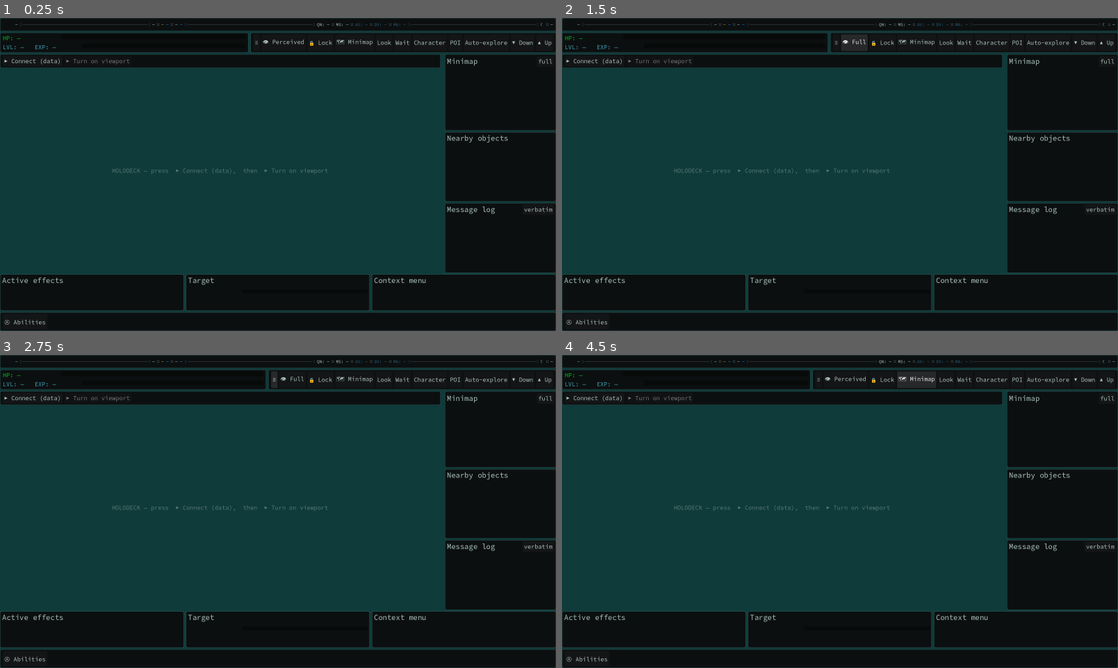
Above: before the commit, frames 1-4 (two rows, left to right).
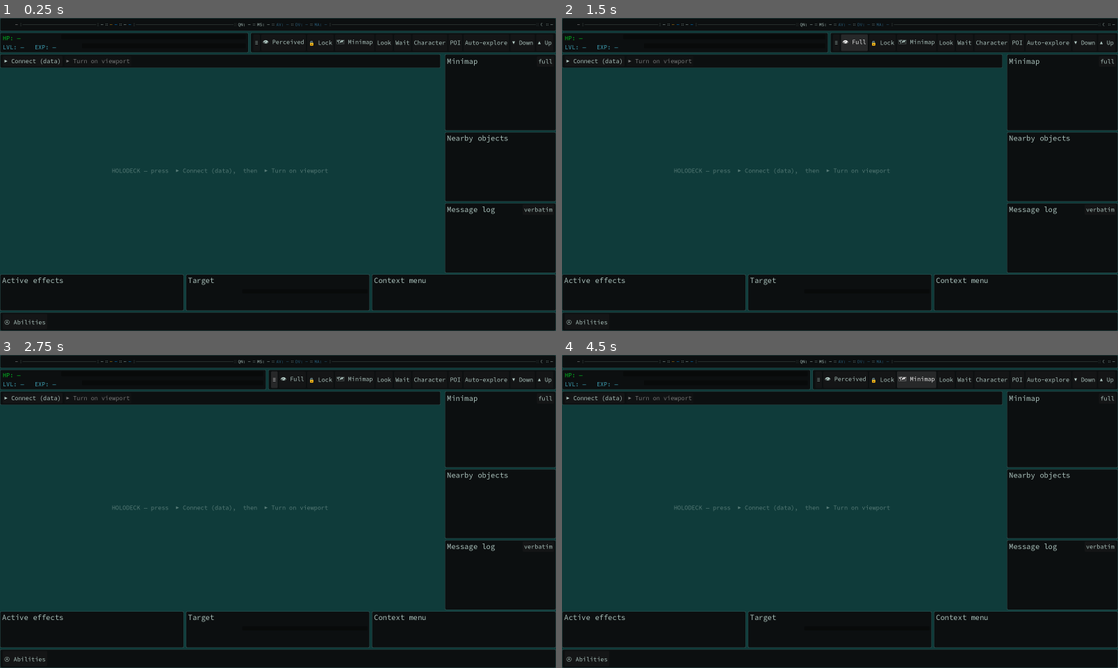
Above: after the commit, the same moments.

Repository: DazzlingDukeOfLazers/raves-of-qud
Game: Godot game, scene res://MainFrame.tscn
Same seed, same stepped clock (60 frames per second), same inputs: the game is played once before the commit and once after it. This scene is started directly instead of the project's main scene.
Inputs:
- Up to frame 1 (0.25 s): no input
- Up to frame 2 (1.5 s): click "≡" at 0.5 s; click "👁 Perceived" at 1.25 s
- Up to frame 3 (2.75 s): click "≡" at 2 s
- Up to frame 4 (4.5 s): click "👁 Full" at 2.75 s; click "🔒 Lock" at 3.5 s; click "🗺 Minimap" at 4.25 s

The runs differ from the first frame. In frame 1, 0.1% of the frame differs, in the area x 17-74%, y 1-3%; in frame 2, 0.1%; in frame 3, 0.1%; in frame 4, 0.1%.

Commit message:
Top row horizontal pass: match Qud's group positions (left→right)
Raves spread three EQUAL expanding rules; Qud left-packs name+T-group+stats at
fixed gaps and right-anchors the sky/zone. Parametrize _rule(frac) so rule1 and
rule2 are fixed-width (measured to land the T-group at x374 and the stats at
x1035, matching Qud) while rule3 keeps expanding so the clock+zone hug the right
edge. Verified with both windows captured in the same synced frame: name / T /
stats / zone all align within ~1px. (Within-group :: spacing is a touch tighter
than Qud — noted for a later refinement; vertical pass still to come.)

Co-Authored-By: Claude Opus 4.8 <noreply@anthropic.com>

Diff:
--- a/godot/MainFrame.gd
+++ b/godot/MainFrame.gd
@@ -304,10 +304,14 @@
 # An expanding horizontal rule that FILLS the gap between groups, so the bar spreads its groups edge to
 # edge like Qud (name far-left, zone far-right). Qud caps each rule with a DOUBLE vertical bar (║) where
 # it meets a group, so: ║────────║.
-func _rule() -> Control:
+func _rule(frac := 0.0) -> Control:
 	var row := HBoxContainer.new()
-	row.size_flags_horizontal = Control.SIZE_EXPAND_FILL
-	row.custom_minimum_size = Vector2(30, 0)
+	if frac > 0.0:   # fixed width (Qud left-packs name+T-group, so those gaps are fixed, not shared)
+		row.custom_minimum_size = Vector2(get_viewport_rect().size.x * frac, 0)
+		row.size_flags_horizontal = Control.SIZE_FILL
+	else:
+		row.size_flags_horizontal = Control.SIZE_EXPAND_FILL
+		row.custom_minimum_size = Vector2(30, 0)
 	row.add_theme_constant_override("separation", 3)
 	row.mouse_filter = Control.MOUSE_FILTER_IGNORE
 	row.add_child(_rule_cap())
@@ -390,7 +394,7 @@
 	_l_name.clip_text = false
 	h.add_child(_l_name)
 
-	h.add_child(_rule())
+	h.add_child(_rule(0.141))                              # name → T-group: fixed gap (Qud left-packs these)
 	_l_temp = _text("—"); h.add_child(_l_temp)
 	h.add_child(_dots())
 	_l_hunger = _text("—", COL_HUNGER); h.add_child(_l_hunger)   # food status (colour set per-state)
@@ -399,7 +403,7 @@
 	_l_weight = _text("—"); h.add_child(_l_weight)              # carry weight cur/max
 	_l_water = _text("—", COL_THIRST); h.add_child(_l_water)     # fresh water in drams (= currency)
 
-	h.add_child(_rule())
+	h.add_child(_rule(0.184))                              # T-group → stats: fixed gap
 	_l_qn = _text("QN: —"); h.add_child(_l_qn)             # quickness (100 nominal)
 	h.add_child(_dots())
 	_l_ms = _text("MS: —"); h.add_child(_l_ms)             # move speed (100 nominal)
@@ -410,7 +414,7 @@
 	h.add_child(_dots())
 	_l_ma = _text("MA: —", COL_STAT_TEAL); h.add_child(_l_ma)   # mental armor (teal)
 
-	h.add_child(_rule())
+	h.add_child(_rule())                                   # stats → sky/zone: expands (zone right-anchored)
 	_clock = TextureRect.new()                             # Qud's day/night sky disc (real sprite)
 	_clock.texture_filter = CanvasItem.TEXTURE_FILTER_NEAREST
 	_clock.stretch_mode = TextureRect.STRETCH_KEEP_ASPECT_CENTERED
